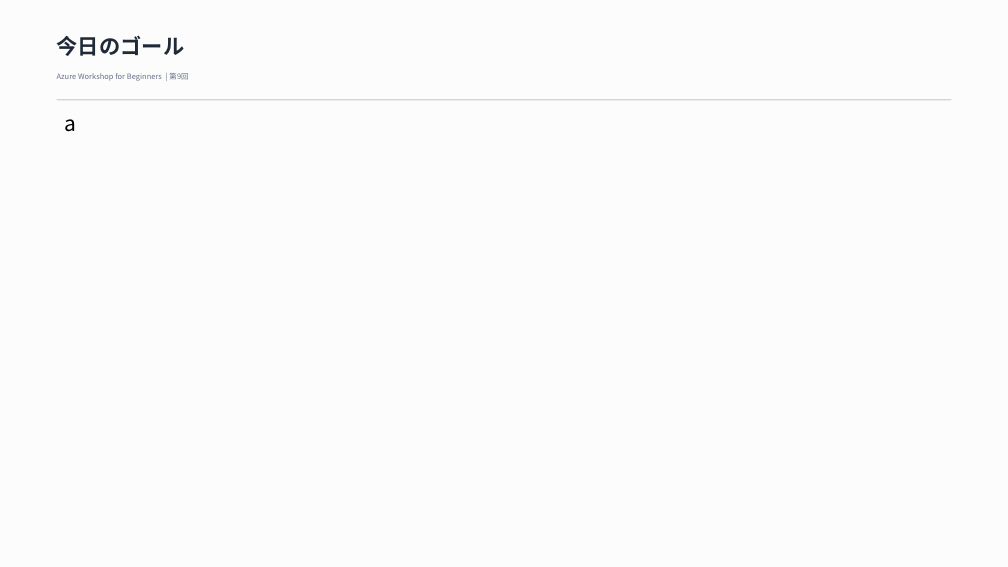
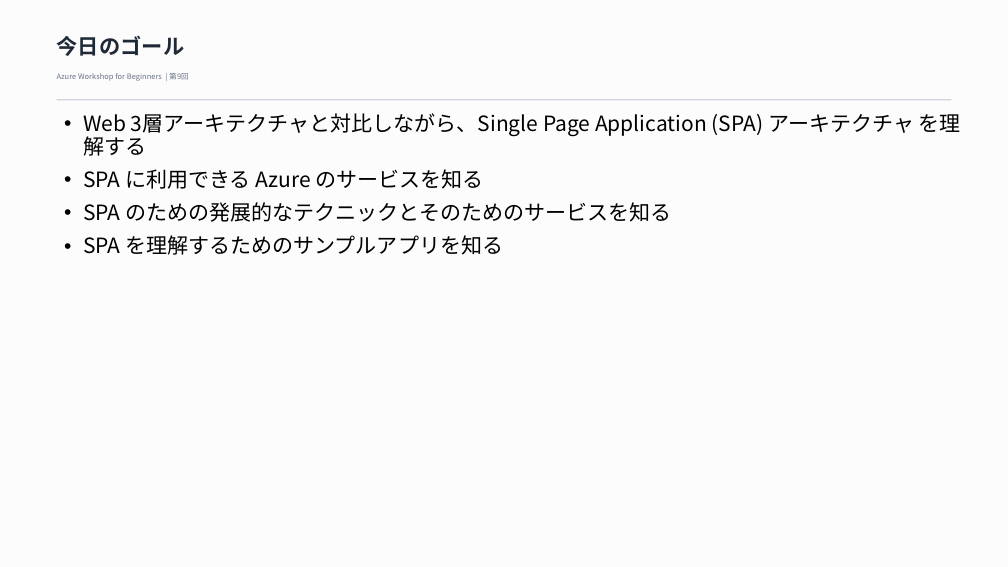
Before and after one commit to hironariy/AzureWorkshopForBeginners, a slide deck: slide 3 of materials/powerpoint-slides/lesson-09-Static-Web-Apps.pptx. Drawn at 1008x567 pixels with LibreOffice and Linux fonts; fonts in the diff are those of the drawing. Boxes give left, top, right and bottom in pixels: in the first picture for what was removed or moved away, otherwise in the second. Text is boxed around its words. In the diff, an @@ line names an element or a change of style, - is before the commit and + after.

Commit message:
revised lesson 9

```diff
--- a/materials/powerpoint-slides/lesson-09-Static-Web-Apps.pptx
+++ b/materials/powerpoint-slides/lesson-09-Static-Web-Apps.pptx
@@ text at <box>83,113,961,255</box>: text changed @@
-a
+• Web 3層アーキテクチャと対比しながら、Single Page Application (SPA) アーキテクチャ を理解する
+• SPA に利用できる Azure のサービスを知る
+• SPA のための発展的なテクニックとそのためのサービスを知る
+• SPA を理解するためのサンプルアプリを知る
```
